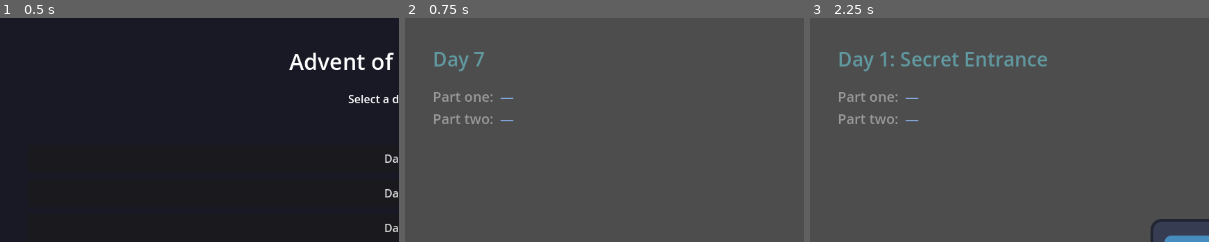
Above: before the commit, frames 1-3 (left to right).
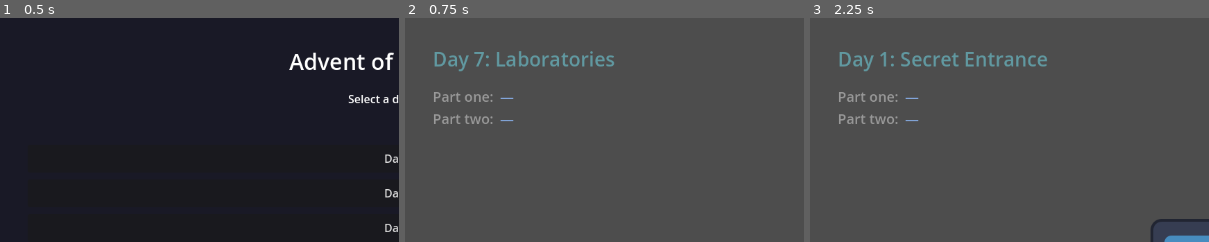
Above: after the commit, the same moments.

Repository: dzlk/adventofcode2025
Game: Godot game, scene res://scenes/main_menu.tscn
Same seed, same stepped clock (60 frames per second), same inputs: the game is played once before the commit and once after it. The engine's default icon, where the game draws it, is replaced by a stand-in: a white triangle on a blue panel in a dark square.
Inputs:
- Up to frame 1 (0.5 s): no input
- Up to frame 2 (0.75 s): click "Day 7" at 0.5 s
- Up to frame 3 (2.25 s): click "Back to Menu" at 1.25 s; click "Day 1" at 2 s
The pictures show only the part of the screen within x 0-50%, y 0-50%; the shares and areas given below are measured in that part.

Frame 1 is identical in both runs. In frame 2, 0.8% of the frame differs, in the area x 20-53%, y 14-22%; in frame 3, nothing differs.
Error before the commit: Invalid call. Nonexistent function 'error' in base 'Nil'. (res://scripts/base_day.gd:48)
Error after the commit: Invalid call. Nonexistent function 'error' in base 'Nil'. (res://scripts/base_day.gd:47)

Commit message:
Formatting

Diff:
--- a/days/day07/day07.gd
+++ b/days/day07/day07.gd
@@ -2,7 +2,68 @@
 
 func _init():
 	super()
+
 	day = 7
-	title = "Day 7"
+	title = "Day 7: Laboratories"
 
-	file = 'test_input.txt'
+	file = 'input.txt'
+
+	logger.toggle_log_debug(false)
+
+func solve_part_one(input: String) -> Variant:
+	var lines = input_to_lines(input, false)
+
+	var beams = {}
+	var start = lines[0].find('S')
+	var w = len(lines[0])
+	logger.debug("start index = %s" % start)
+
+	beams[start] = 1
+
+	var res = 0
+	for line in lines.slice(2):
+		for b in beams.keys():
+			if line[b] == '^':
+				beams.erase(b)
+				if b - 1 > -1:
+					beams[b-1] = true
+				if b + 1 < w:
+					beams[b+1] = true
+
+				res += 1
+
+	return res
+
+func solve_part_two(input: String) -> Variant:
+	var lines = input_to_lines(input, false)
+
+	var beams = {}
+	var start = lines[0].find('S')
+	var w = len(lines[0])
+	logger.debug("start index = %s" % start)
+
+	beams[start] = 1
+
+	for line in lines.slice(2):
+		for b in beams.keys():
+			var v = beams[b]
+			if line[b] == '^':
+				beams.erase(b)
+				if b - 1 > -1:
+					if beams.has(b-1):
+						beams[b-1] += v
+					else:
+						beams[b-1] = v
+				if b + 1 < w:
+					if beams.has(b+1):
+						beams[b+1] += v
+					else:
+						beams[b+1] = v
+
+		logger.debug(beams)
+
+	var res = 0
+	for v in beams.values():
+		res += v
+
+	return res
--- a/scripts/base_day.gd
+++ b/scripts/base_day.gd
@@ -22,7 +22,6 @@
 	await get_tree().process_frame # Wait for UI to be ready
 
 	run_solutions()
-
 
 func solve_part_one(input: String) -> Variant:
 	logger.error("solve_part_one not implemented")
@@ -51,12 +50,12 @@
 	logger.info("Solving...")
 	logger.log_delim(logger.Level.INFO, "=", 50)
 
-	var result = solve_part_one(input)
+	var result = await solve_part_one(input)
 	logger.clog("ℹ️Part one result: %s" % str(result), Color.AQUAMARINE)
 	update_part_one(result)
 
 	# Solve Part 2
-	result = solve_part_two(input)
+	result = await solve_part_two(input)
 	logger.clog("ℹ️Part two result: %s" % str(result), Color.AQUAMARINE)
 	update_part_two(result)
 
Not shown: 1 places in days/day06/day06.tscn that only renumber resources
Not shown, changed: days/day07/test_input.txt
Not shown, changed: days/day01/input.txt.example
